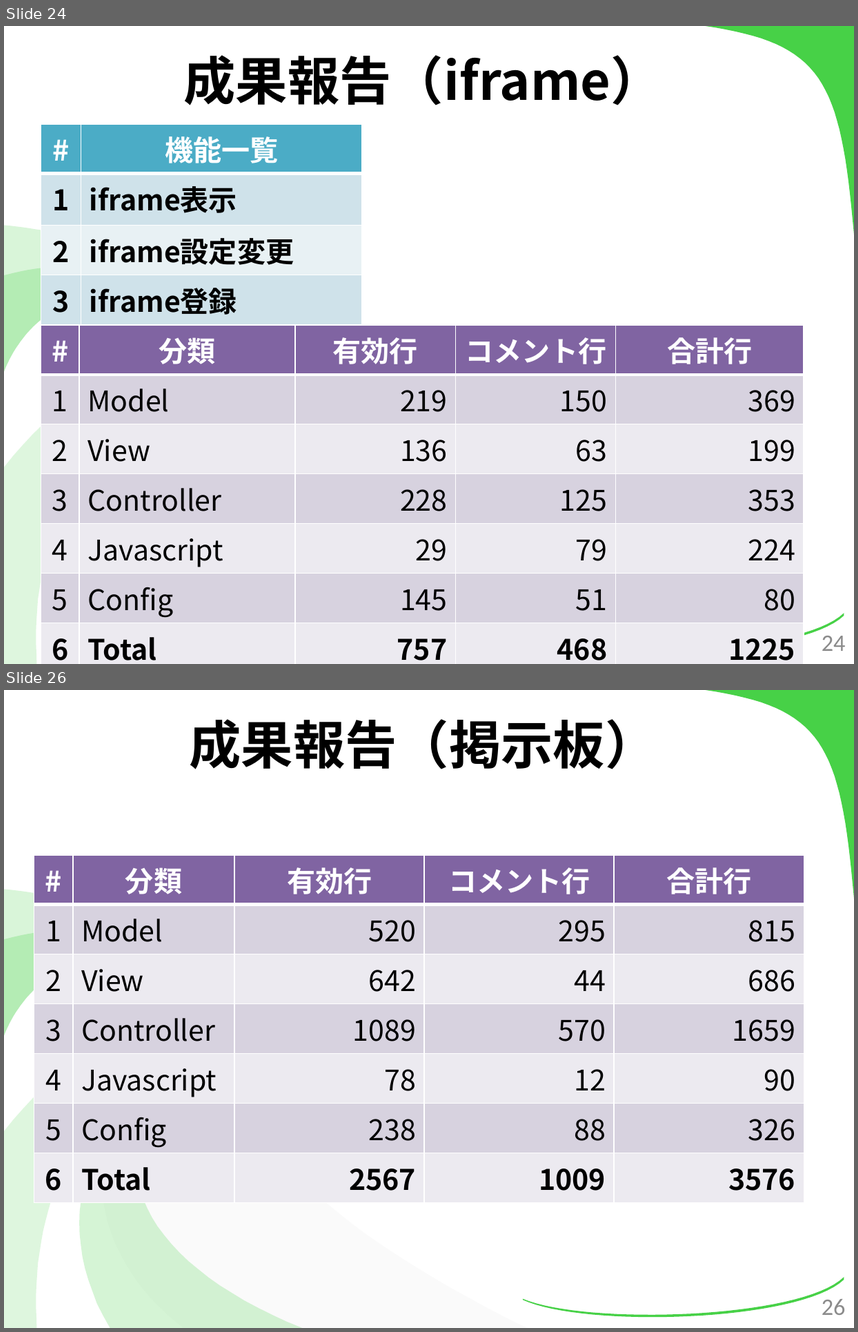
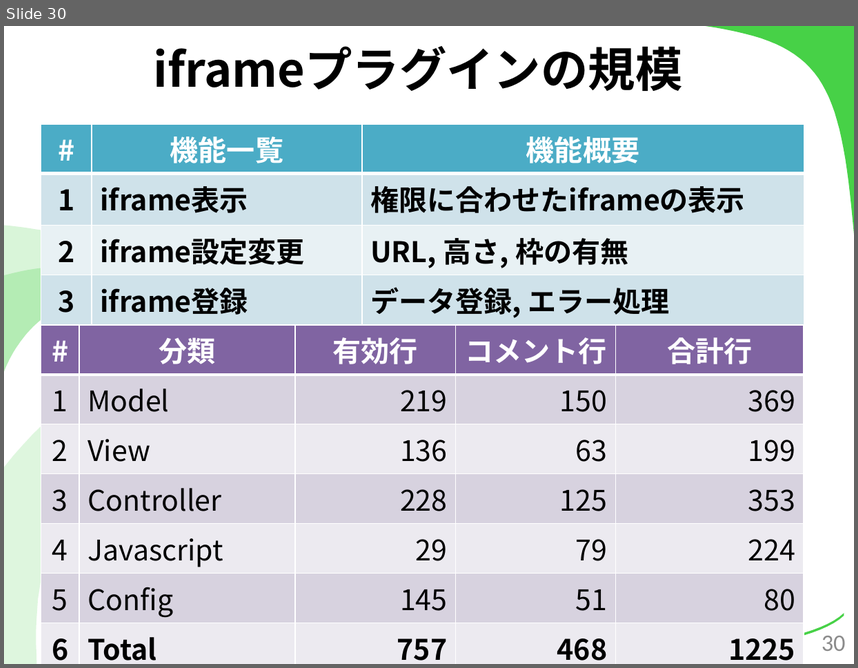
Before and after one commit to kotaro0717/Report-Management, a slide deck: 2.最終報告/3.発表資料/報告資料(最終).pptx. Shown one above the other, each under a label of ours: slides 24 and 26 before the commit, slide 30 after it; the slides between them are not shown. The pictures are 858x1332 and 858x668 pixels, drawn with LibreOffice and Linux fonts; fonts in the diff are those of the drawing. Boxes give left, top, right and bottom in pixels: in the first picture for what was removed or moved away, otherwise in the second. Text is boxed around its words. In the diff, an @@ line names an element or a change of style, - is before the commit and + after.

```diff
--- a/2.最終報告/3.発表資料/報告資料(最終).pptx
+++ b/2.最終報告/3.発表資料/報告資料(最終).pptx
@@ slide 26 removed at (4,690,854,1328), background #FFFFFF; not listed: 7 template elements that a slide beside it also shows @@
@@ text removed at (190,719,657,769) @@
-成果報告（掲示板）
@@ table removed at (34,855,803,1193), 7 rows, 5 columns @@
-# | 分類 | 有効行 | コメント行 | 合計行
-1 | Model | 520 | 295 | 815
-2 | View | 642 | 44 | 686
-3 | Controller | 1089 | 570 | 1659
-4 | Javascript | 78 | 12 | 90
-5 | Config | 238 | 88 | 326
-6 | Total | 2567 | 1009 | 3576
@@ page number removed at (822,1299,846,1314) @@
-26
@@ what was slide 24 is now slide 30 @@
@@ slide 30 changed as well @@
@@ title at (153,46,682,91): text changed; size 44 to 40 pt @@
-成果報告（iframe）
+iframeプラグインの規模
@@ table at (41,124,804,321) @@
+column 3: 機能概要 | 権限に合わせたiframeの表示 | URL, 高さ, 枠の有無 | データ登録, エラー処理
@@ table: place and size @@
-table at (41,124,362,318)
+table at (41,124,804,321)
@@ page number at (822,635,846,650): text changed @@
-24
+30
```
Also in this commit, not shown: 31 other slides changed, 15 slides added, 10 other slides removed, 6 other files.
